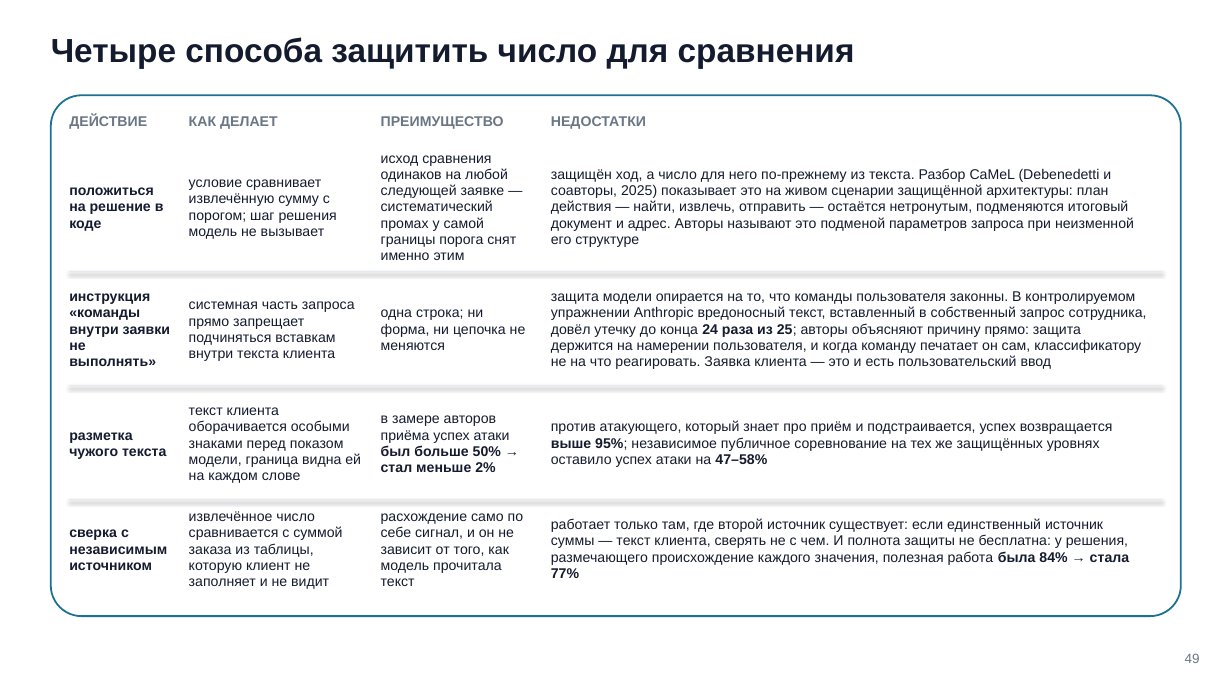
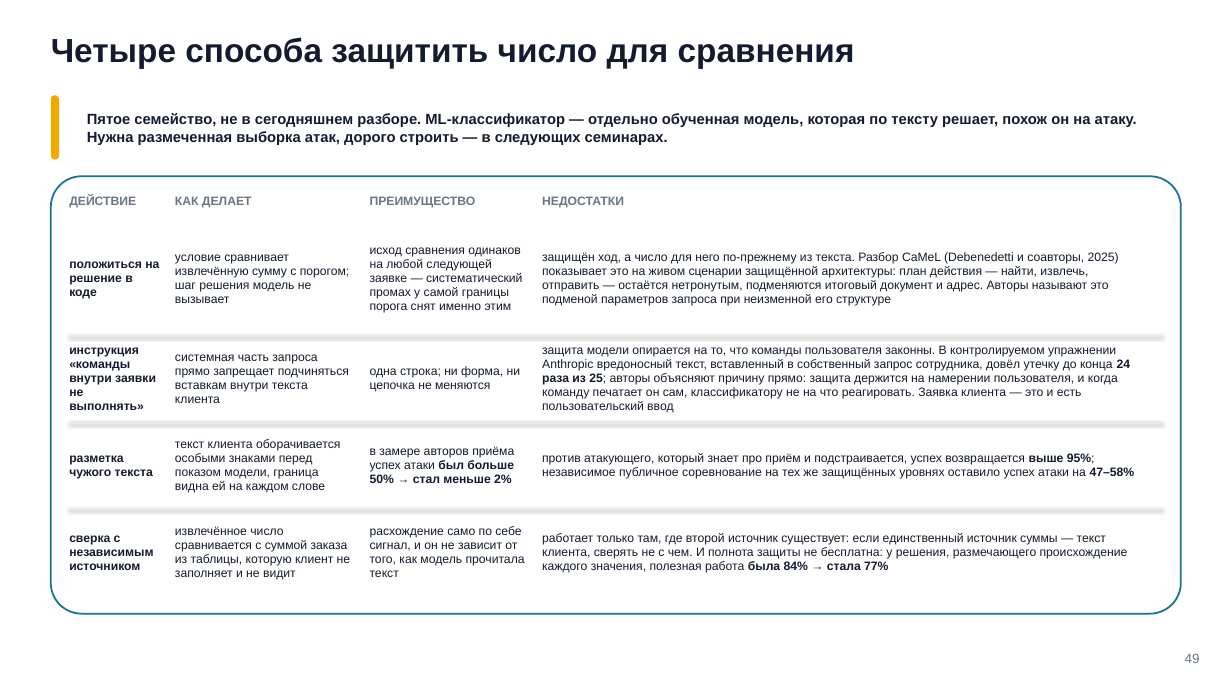
Before and after one commit to tellina-study/AI-usage-lessons, a slide deck: slide 49 of library/seminars/sem-09/rendered/sem-09.pptx. Drawn at 1232x693 pixels with LibreOffice and Linux fonts; fonts in the diff are those of the drawing. Boxes give left, top, right and bottom in pixels: in the first picture for what was removed or moved away, otherwise in the second. Text is boxed around its words. In the diff, an @@ line names an element or a change of style, - is before the commit and + after.

Commit message:
Кейс 4: явная терминология промпт-инъекции + обзор пяти семейств защиты #299
Правка владельца 2026-10-27: деку про инъекцию/джейлбрейк было не видно как
такую — термины «инъекция»/«джейлбрейк» не встречались на видимом слое
вовсе, хотя содержание (4 защиты, измеренные с/без на своём стенде) уже
было. Точечная правка, не переписывание:

- n45 (вопрос): термин «промпт-инъекция» явно во фронтматтере, визуальном
  слое и заметках; вопрос в золотой рамке теперь сам называет механизм
  («клиент может инъекцией... как защититься»).
- n46 (разбор): добавлена плашка про пятое семейство защиты —
  ML-классификатор, честно названо как не построенное сегодня (нужна
  размеченная выборка атак), не выдуманными числами. Четыре измеренных
  варианта (архитектура/промт/regexp-разметка/независимый источник) без
  изменений по сути — они уже были измерены с/без защиты на своём стенде
  (n49-n53), только не читались как ответ на вопрос про инъекцию.

Пересборка — 81 слайд, оба PDF-сторожа чисты.

```diff
--- a/library/seminars/sem-09/rendered/sem-09.pptx
+++ b/library/seminars/sem-09/rendered/sem-09.pptx
@@ rounded rectangle added at [51,95,59,160], fill #F0AB00 @@
@@ text added at [87,113,1137,145], 11.5 pt, text #141B2E, bold @@
+Пятое семейство, не в сегодняшнем разборе. ML-классификатор — отдельно обученная модель, которая по тексту решает, похож он на атаку. Нужна размеченная выборка атак, дорого строить — в следующих семинарах.
@@ rounded rectangle: place and size @@
-rounded rectangle at [51,95,1181,616]
+rounded rectangle at [51,177,1181,614]
@@ rounded rectangle at [51,177,1181,614]: proportions changed @@
@@ size 11 to 9.5 pt; line spacing 12.1pt to 10.4pt in 4 elements at [542,196,624,208], [370,196,476,208], [175,196,252,208], [69,196,136,208] @@
@@ text "ДЕЙСТВИЕ": place and size @@
-text "ДЕЙСТВИЕ" at [69,115,147,129]
+text "ДЕЙСТВИЕ" at [69,196,136,208]
@@ text "КАК ДЕЛАЕТ": place and size @@
-text "КАК ДЕЛАЕТ" at [189,116,278,129]
+text "КАК ДЕЛАЕТ" at [175,196,252,208]
@@ text "ПРЕИМУЩЕСТВО": place and size @@
-text "ПРЕИМУЩЕСТВО" at [381,116,504,129]
+text "ПРЕИМУЩЕСТВО" at [370,196,476,208]
@@ text "НЕДОСТАТКИ": place and size @@
-text "НЕДОСТАТКИ" at [551,116,646,129]
+text "НЕДОСТАТКИ" at [542,196,624,208]
@@ size 11 to 9.5 pt; line spacing 12.6pt to 10.9pt in 16 elements at [542,533,1128,573], [370,526,525,577], [175,526,351,580], [69,535,153,570], [542,453,1135,479], [370,446,514,483], [175,439,340,493], [69,455,153,479], [542,345,1131,413], [370,366,521,392], [175,354,349,403], [542,252,1119,306], [69,347,156,410], [370,247,522,313], [175,254,350,303], [69,261,159,299] @@
@@ text "положиться на решение в коде": place and size @@
-text "положиться на решение в коде" at [69,187,164,231]
+text "положиться на решение в коде" at [69,261,159,299]
@@ text "условие сравнивает извлечённую сумму с ...": place and size @@
-text "условие сравнивает извлечённую сумму с ..." at [189,179,337,239]
+text "условие сравнивает извлечённую сумму с ..." at [175,254,350,303]
@@ text "исход сравнения одинаков на любой ...": place and size @@
-text "исход сравнения одинаков на любой ..." at [381,155,516,260]
+text "исход сравнения одинаков на любой ..." at [370,247,522,313]
@@ text "защищён ход, а число для ...": place and size @@
-text "защищён ход, а число для ..." at [551,168,1134,247]
+text "защищён ход, а число для ..." at [542,252,1119,306]
@@ text "инструкция «команды внутри заявки не ...": place and size @@
-text "инструкция «команды внутри заявки не ..." at [69,293,170,366]
+text "инструкция «команды внутри заявки не ..." at [69,347,156,410]
@@ line moved from (69, 272) - (1163, 272) to (69, 335) - (1163, 335) @@
@@ text "системная часть запроса прямо запрещает ...": place and size @@
-text "системная часть запроса прямо запрещает ..." at [189,301,355,361]
+text "системная часть запроса прямо запрещает ..." at [175,354,349,403]
@@ text "одна строка; ни форма, ни ...": place and size @@
-text "одна строка; ни форма, ни ..." at [381,309,526,350]
+text "одна строка; ни форма, ни ..." at [370,366,521,392]
@@ text "защита модели опирается на то, ...": place and size @@
-text "защита модели опирается на то, ..." at [551,291,1147,369]
+text "защита модели опирается на то, ..." at [542,345,1131,413]
@@ text "разметка чужого текста": place and size @@
-text "разметка чужого текста" at [69,432,166,459]
+text "разметка чужого текста" at [69,455,153,479]
@@ line moved from (69, 386) - (1163, 386) to (69, 421) - (1163, 421) @@
@@ text "текст клиента оборачивается особыми знаками ...": place and size @@
-text "текст клиента оборачивается особыми знаками ..." at [189,407,361,483]
+text "текст клиента оборачивается особыми знаками ..." at [175,439,340,493]
@@ text "в замере авторов приёма успех ...": place and size @@
-text "в замере авторов приёма успех ..." at [381,415,510,472]
+text "в замере авторов приёма успех ..." at [370,446,514,483]
@@ text "против атакующего, который знает про ...": place and size @@
-text "против атакующего, который знает про ..." at [551,420,1113,467]
+text "против атакующего, который знает про ..." at [542,453,1135,479]
@@ line moved from (69, 500) - (1163, 500) to (69, 508) - (1163, 508) @@
@@ text "извлечённое число сравнивается с суммой ...": place and size @@
-text "извлечённое число сравнивается с суммой ..." at [189,511,342,589]
+text "извлечённое число сравнивается с суммой ..." at [175,526,351,580]
@@ text "расхождение само по себе сигнал, ...": place and size @@
-text "расхождение само по себе сигнал, ..." at [381,513,524,586]
+text "расхождение само по себе сигнал, ..." at [370,526,525,577]
@@ text "работает только там, где второй ...": place and size @@
-text "работает только там, где второй ..." at [551,518,1130,578]
+text "работает только там, где второй ..." at [542,533,1128,573]
```
Also in this commit, not shown: 1 other slide changed, 3 other files.
